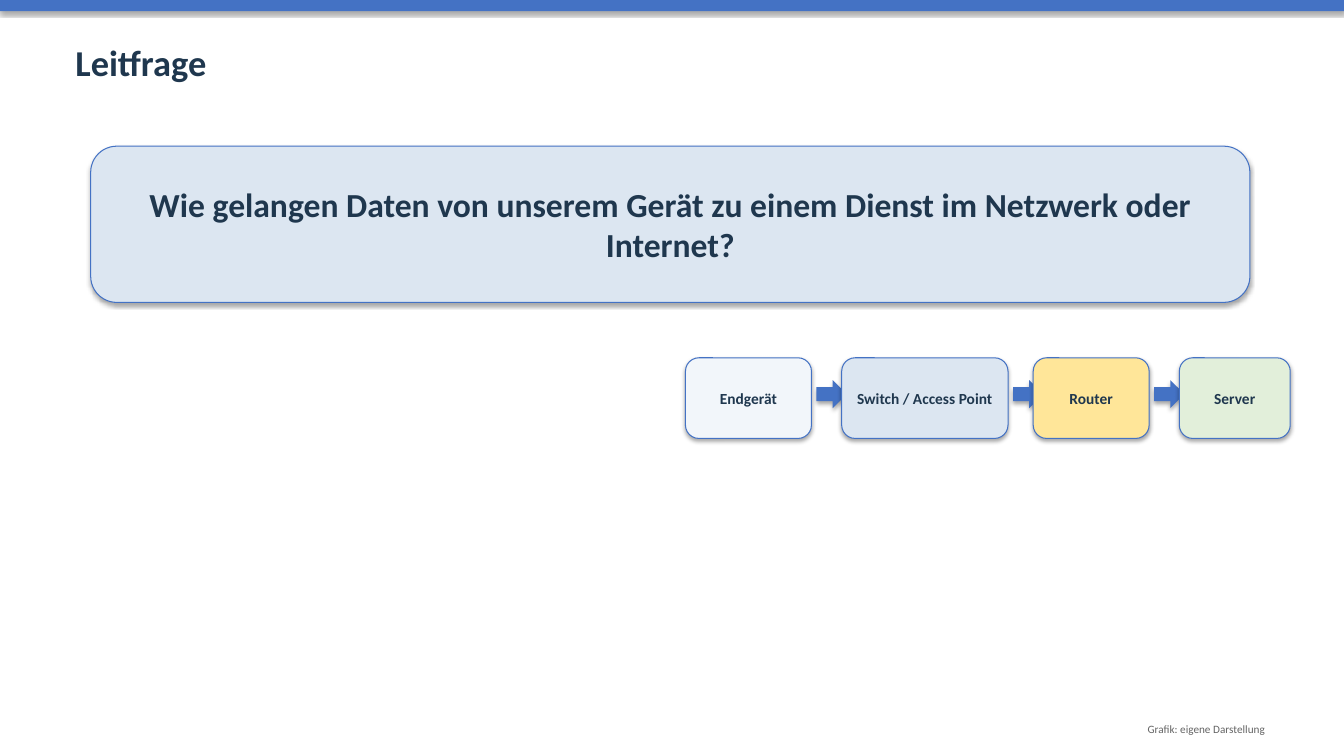
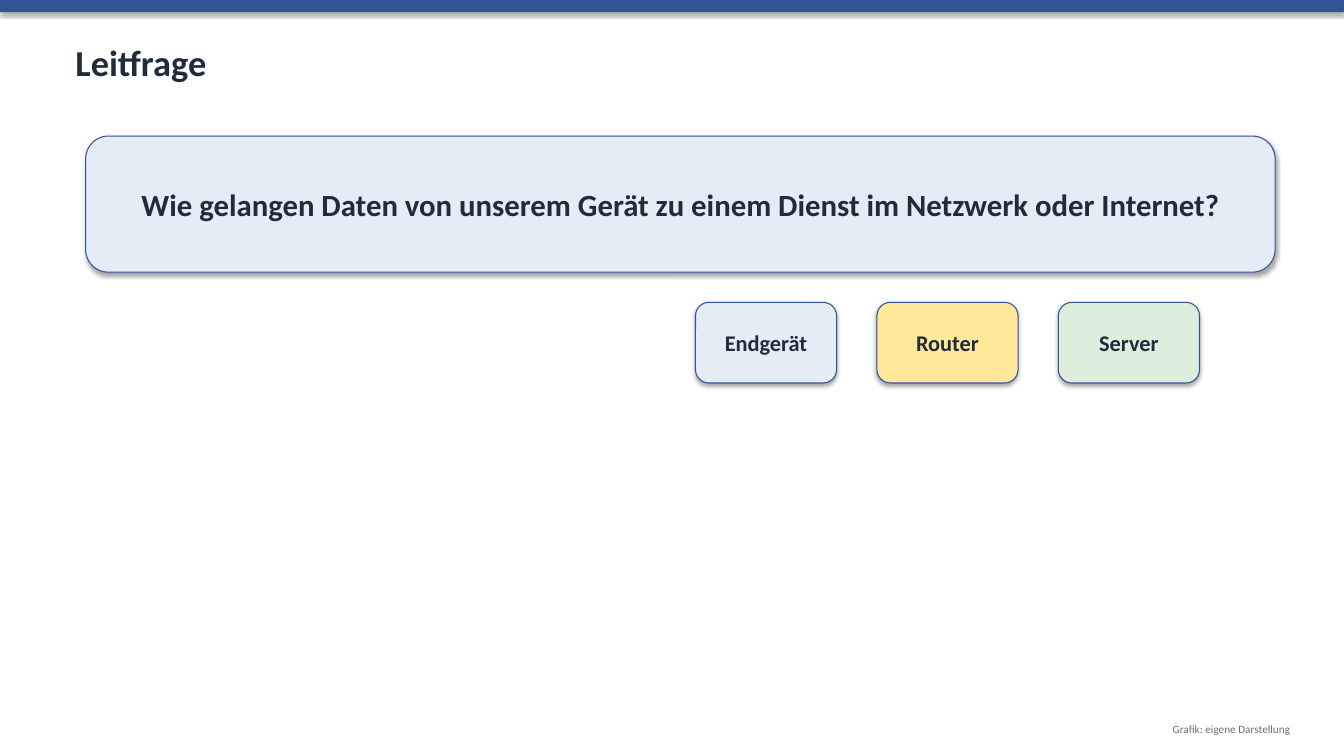
Before and after one commit to audipz/Unterrichtsmaterial_Oberschule_Sachsen, a slide deck: slide 2 of Unterrichtsmaterial_Oberschule_Sachsen/Klasse_8/04_Netzwerke_in_der_Informatik/05_Praesentationen/01_10_Netzwerke.pptx. Drawn at 1344x756 pixels with LibreOffice and Linux fonts; fonts in the diff are those of the drawing. Boxes give left, top, right and bottom in pixels: in the first picture for what was removed or moved away, otherwise in the second. Text is boxed around its words. In the diff, an @@ line names an element or a change of style, - is before the commit and + after.

```diff
--- a/Unterrichtsmaterial_Oberschule_Sachsen/Klasse_8/04_Netzwerke_in_der_Informatik/05_Praesentationen/01_10_Netzwerke.pptx
+++ b/Unterrichtsmaterial_Oberschule_Sachsen/Klasse_8/04_Netzwerke_in_der_Informatik/05_Praesentationen/01_10_Netzwerke.pptx
@@ rectangle at [0, 0, 1344, 12]: fill #4472C4 to #305396 @@
@@ text "Leitfrage" at [75, 50, 206, 82]: text colour #1F374E to #202C3C @@
@@ rounded rectangle "Wie gelangen Daten von unserem ...": place and size @@
-rounded rectangle "Wie gelangen Daten von unserem ..." at [91, 146, 1250, 302]
+rounded rectangle "Wie gelangen Daten von unserem ..." at [86, 136, 1275, 272]
@@ rounded rectangle "Wie gelangen Daten von unserem ..." at [86, 136, 1275, 272]: size 24 to 22 pt, text colour #1F374E to #202C3C; fill #DCE6F1 to #E5ECF6; outline #4472C4 0.75 pt to #305396 0.75 pt @@
@@ rounded rectangle "Endgerät": place and size @@
-rounded rectangle "Endgerät" at [686, 358, 812, 439]
+rounded rectangle "Endgerät" at [696, 302, 837, 383]
@@ rounded rectangle "Endgerät" at [696, 302, 837, 383]: size 11 to 16 pt, text colour #1F374E to #202C3C; fill #F2F6FA to #E5ECF6; outline #4472C4 0.75 pt to #305396 0.75 pt @@
@@ rounded rectangle "Router": place and size @@
-rounded rectangle "Router" at [1033, 358, 1149, 439]
+rounded rectangle "Router" at [877, 302, 1018, 383]
@@ rounded rectangle "Router" at [877, 302, 1018, 383]: size 11 to 16 pt, text colour #1F374E to #202C3C; fill #FFE699 to #FFE899; outline #4472C4 0.75 pt to #305396 0.75 pt @@
@@ rounded rectangle "Server": place and size @@
-rounded rectangle "Server" at [1180, 358, 1291, 439]
+rounded rectangle "Server" at [1059, 302, 1200, 383]
@@ rounded rectangle "Server" at [1059, 302, 1200, 383]: size 11 to 16 pt, text colour #1F374E to #202C3C; fill #E2EFDA to #DDEEDD; outline #4472C4 0.75 pt to #305396 0.75 pt @@
@@ rounded rectangle removed at [842, 358, 1008, 439] @@
-Switch / Access Point
@@ right arrow removed at [817, 380, 847, 408] @@
@@ right arrow removed at [1013, 380, 1044, 408] @@
@@ right arrow removed at [1154, 380, 1185, 408] @@
@@ text "Grafik: eigene Darstellung": place and size @@
-text "Grafik: eigene Darstellung" at [1148, 725, 1265, 735]
+text "Grafik: eigene Darstellung" at [1173, 725, 1290, 735]
@@ text "Grafik: eigene Darstellung" at [1173, 725, 1290, 735]: text colour #646464 to #6E6E6E @@
```
Also in this commit, not shown: 8 other slides changed, 5 slides removed, 9 other files.
